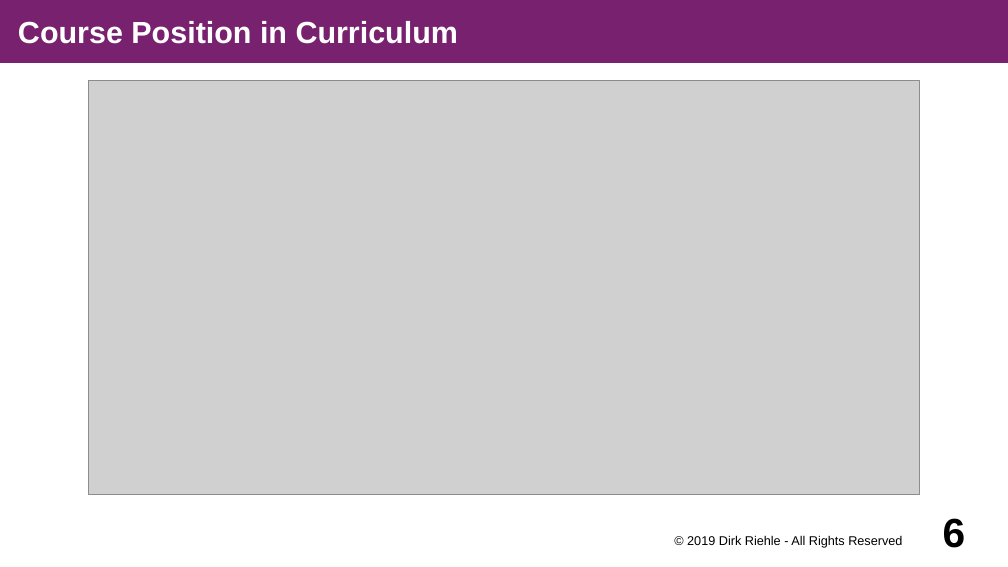
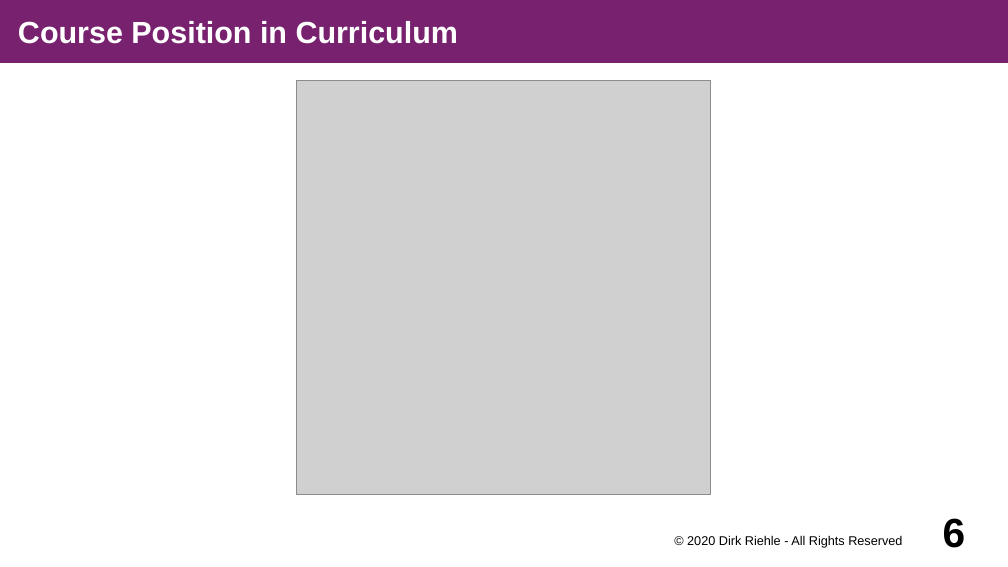
Before and after one commit to dirkriehle/amse-course, a slide deck: slide 6 of Lecture slides/AMSE A01 - Course Introduction.odp. Drawn at 1008x567 pixels with LibreOffice and Linux fonts; fonts in the diff are those of the drawing; grey boxes stand for pictures. Boxes give left, top, right and bottom in pixels: in the first picture for what was removed or moved away, otherwise in the second. Text is boxed around its words. In the diff, an @@ line names an element or a change of style, - is before the commit and + after.

```diff
--- a/Lecture slides/AMSE A01 - Course Introduction.odp
+++ b/Lecture slides/AMSE A01 - Course Introduction.odp
@@ picture: place and size @@
-picture at bbox=[89, 81, 920, 496]
+picture at bbox=[297, 81, 712, 496]
@@ text at bbox=[687, 535, 902, 548]: text changed @@
-© 2019 Dirk Riehle - All Rights Reserved
+© 2020 Dirk Riehle - All Rights Reserved
```
Also in this commit, not shown: 14 other slides changed, 5 other files.
